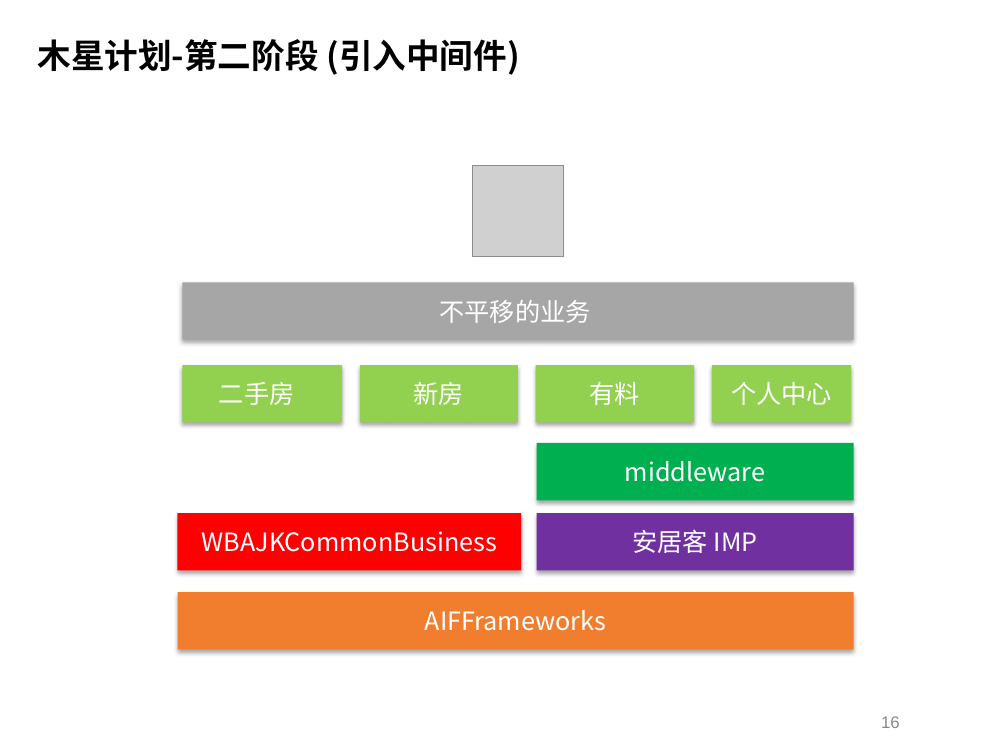
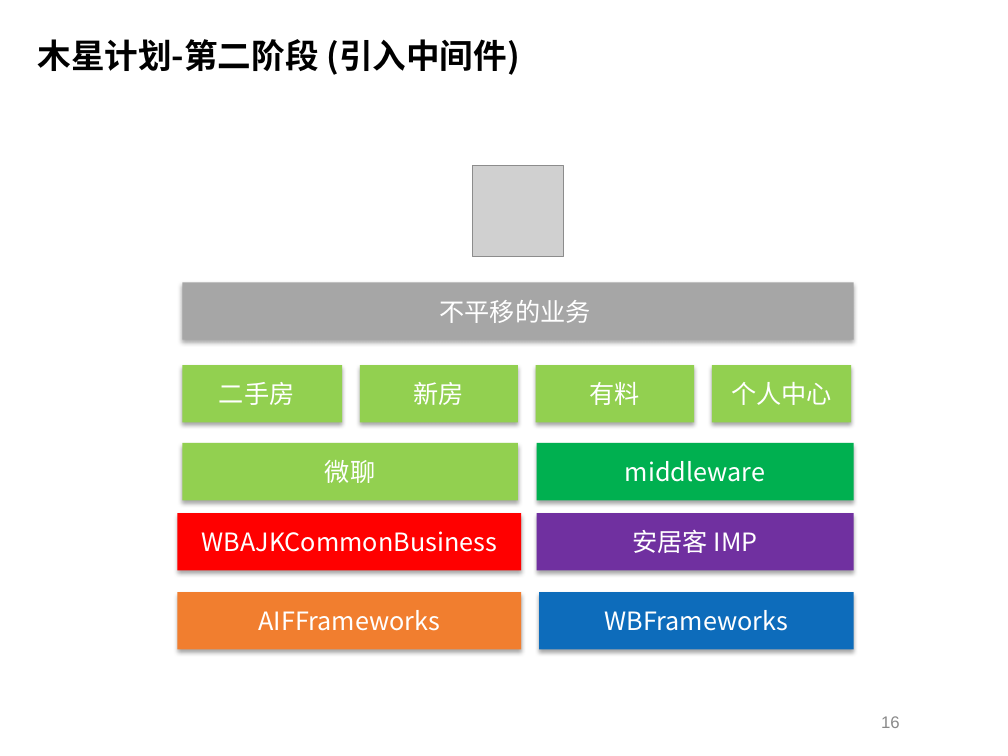
Before and after one commit to Geph0rce/Demo, a slide deck: slide 16 of documents/钱杰_2019年度总结述职报告.pptx. Drawn at 1008x756 pixels with LibreOffice and Linux fonts; fonts in the diff are those of the drawing; grey boxes stand for pictures; background and template pictures are left out. Boxes give left, top, right and bottom in pixels: in the first picture for what was removed or moved away, otherwise in the second. Text is boxed around its words. In the diff, an @@ line names an element or a change of style, - is before the commit and + after.

```diff
--- a/documents/钱杰_2019年度总结述职报告.pptx
+++ b/documents/钱杰_2019年度总结述职报告.pptx
@@ rectangle added at [182,443,518,500], fill #92D050, 18 pt, text #FFFFFF @@
+微聊
@@ rectangle "AIFFrameworks": place and size @@
-rectangle "AIFFrameworks" at [177,592,854,649]
+rectangle "AIFFrameworks" at [177,592,521,649]
@@ rectangle added at [539,592,854,649], fill #0D6CBB, 18 pt, text #FFFFFF @@
+WBFrameworks
```
Also in this commit, not shown: 5 other slides changed, 7 slides added, 1 other file.
